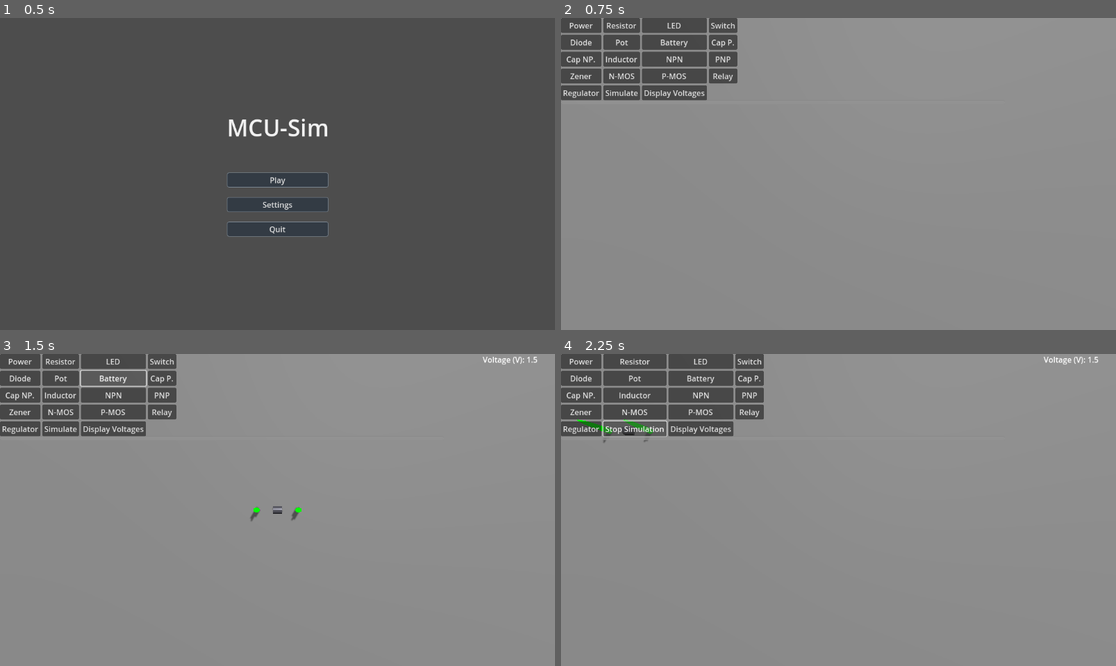
Above: before the commit, frames 1-4 (two rows, left to right).
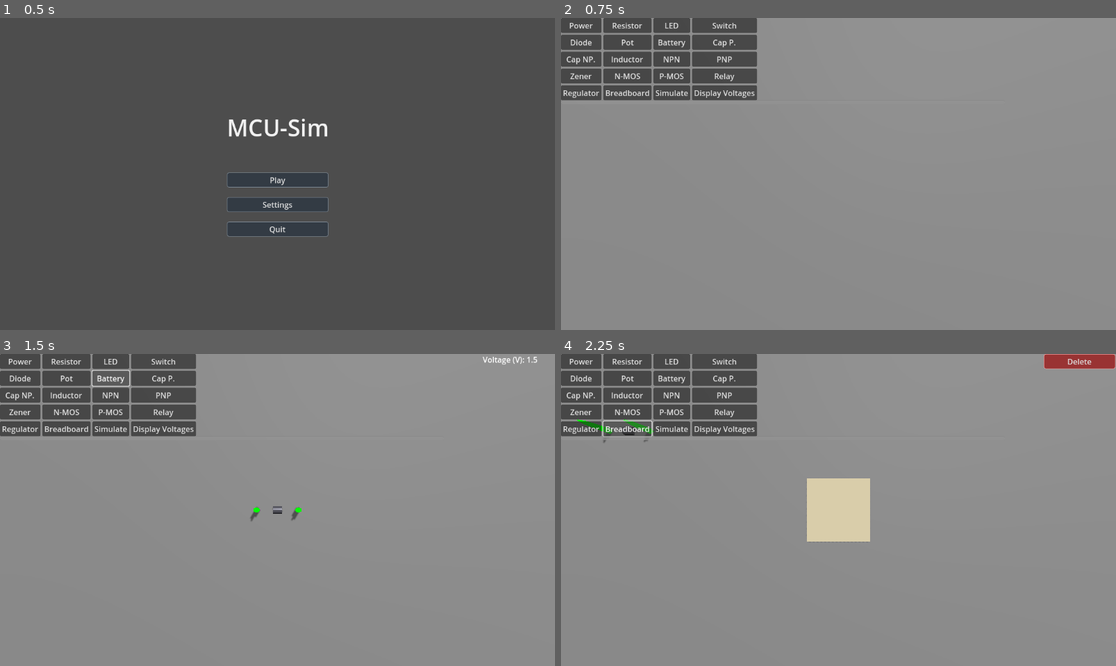
Above: after the commit, the same moments.

Repository: supastishn/mcu-sim
Game: Godot game, scene res://ui/MainMenu.tscn
Two runs of this game, one before a commit and one after it. Both use one fixed random seed, a clock stepped at 60 frames per second and the inputs below. The engine's default icon, where the game draws it, is replaced by a stand-in: a white triangle on a blue panel in a dark square.
Inputs (mouse positions are in pixels of both pictures, inside the frame that each line leads up to):
- Up to frame 1 (0.5 s): no input
- Up to frame 2 (0.75 s): click "Play" at 0.5 s
- Up to frame 3 (1.5 s): click "Battery" at 1.25 s
- Up to frame 4 (2.25 s): click (627, 428) at 2 s, where only the run after the commit has a clickable "Breadboard"

Frame 1 is identical in both runs. In frame 2, 2.3% of the frame differs, in the area x 8-36%, y 0-27%; in frame 3, 2.3%; in frame 4, 4.8%, in the area x 8-100%, y 0-61%.
Error before the commit: Invalid type in function '_add_option_button_property' in base 'Node3D (CircuitEditor3D)'. The array of argument 2 (Array) does not have the same element type …
Error after the commit: Parse Error: Function "ord()" not found in base self. (res://components/Breadboard3D.gd:91)

Commit message:
feat: add breadboard component with dynamic terminals and UI integration

Diff:
--- a/CircuitEditor3D.gd
+++ b/CircuitEditor3D.gd
@@ -44,6 +44,8 @@
 var LinearRegulatorScene = preload("res://components/LinearRegulator3D.tscn")
 ## Preloaded scene for the OpAmp component.
 var OpAmpScene = preload("res://components/OpAmp3D.tscn")
+## Preloaded scene for the Breadboard component.
+var BreadboardScene = preload("res://components/Breadboard3D.tscn")
 
 
 ## Reference to the main 3D camera.
@@ -689,6 +691,7 @@
 		{"name": "P-MOS", "scene": PChannelMOSFETScene},
 		{"name": "Relay", "scene": RelayScene},
 		{"name": "Regulator", "scene": LinearRegulatorScene},
+		{"name": "Breadboard", "scene": BreadboardScene},
 	]
 
 	var enable_beta = ProjectSettings.get_setting("mcu_sim/features/enable_beta_components", false)
--- a/CircuitGraph.gd
+++ b/CircuitGraph.gd
@@ -228,6 +228,8 @@
 		component_data.terminals["Vout"] = component.terminal_vout
 		component_data.terminals["Vcc"] = component.terminal_vcc
 		component_data.terminals["Vee"] = component.terminal_vee
+	elif component is Breadboard3D:
+		component_data.type = "Breadboard"
 
 	for term_name in component_data.terminals:
 		var terminal = component_data.terminals[term_name]
@@ -348,6 +350,20 @@
 	else:
 		ground_node_id = node_id
 		electrical_nodes[ground_node_id].voltage = 0.0
+
+
+## Registers dynamically created terminals from a component like a breadboard.
+func register_dynamic_terminals(component_node: Node3D, terminals: Array):
+	var component_data = component_node_map.get(component_node)
+	if component_data:
+		for terminal in terminals:
+			if terminal is Area3D:
+				component_data.terminals[terminal.name] = terminal
+				var term_id = terminal.get_instance_id()
+				if not terminal_connections.has(term_id):
+					var new_node_id = _get_new_node_id()
+					electrical_nodes[new_node_id] = { "terminals": [terminal], "voltage": NAN }
+					terminal_connections[term_id] = new_node_id
 
 
 ## Updates the graph's internal data for a component whose properties have changed.
--- /dev/null
+++ b/components/Breadboard3D.gd
@@ -0,0 +1,110 @@
+extends Node3D
+
+class_name Breadboard3D
+
+@onready var terminals_container = $Terminals
+
+const TerminalFeedbackScript = preload("res://components/TerminalFeedback.gd")
+
+## Called when the node enters the scene tree.
+func _ready():
+	var circuit_graph: CircuitGraph = get_tree().current_scene.get_node_or_null("CircuitGraph")
+	if not is_instance_valid(circuit_graph):
+		printerr("Breadboard3D: Could not find CircuitGraph node.")
+		return
+
+	var all_terminals = generate_terminals()
+	circuit_graph.register_dynamic_terminals(self, all_terminals)
+	call_deferred("connect_internal_strips")
+
+## Creates all terminal Area3D nodes for the breadboard.
+func generate_terminals() -> Array[Node]:
+	var terminals_array: Array[Node] = []
+	# Mini-breadboard layout
+	var row_count = 10
+	var col_labels = ["a", "b", "c", "d", "e"]
+	var x_spacing = 0.1
+	var z_spacing = 0.1
+	var strip_x_offset = -0.3
+	var x_start = -((col_labels.size() / 2.0 - 0.5) * x_spacing)
+	var z_start = -((row_count / 2.0 - 0.5) * z_spacing)
+
+	# Terminal strips
+	for row in range(1, row_count + 1):
+		for j in range(col_labels.size()):
+			var x_pos = strip_x_offset + x_start + j * x_spacing
+			var z_pos = z_start + (row - 1) * z_spacing
+			var term_name = "s1_{row}{col}".format({"row": row, "col": col_labels[j]})
+			var terminal = _create_terminal(Vector3(x_pos, 0.1, z_pos), term_name)
+			terminals_array.push_back(terminal)
+
+	# Power rails
+	var rail_x_pos = 0.3
+	for i in range(row_count):
+		var z_pos = z_start + i * z_spacing
+		var p_terminal = _create_terminal(Vector3(rail_x_pos, 0.1, z_pos), "P_r{i}".format({"i": i}))
+		var n_terminal = _create_terminal(Vector3(rail_x_pos + 0.1, 0.1, z_pos), "N_r{i}".format({"i": i}))
+		terminals_array.push_back(p_terminal)
+		terminals_array.push_back(n_terminal)
+
+	return terminals_array
+
+## Helper function to create a single terminal node.
+func _create_terminal(pos: Vector3, p_name: String) -> Area3D:
+	var terminal = Area3D.new()
+	terminal.name = p_name
+	terminal.transform.origin = pos
+	terminal.collision_layer = 2 # Terminal layer
+	terminal.script = TerminalFeedbackScript
+
+	var viz = MeshInstance3D.new()
+	viz.name = "Visualization"
+	var sphere_mesh = SphereMesh.new()
+	sphere_mesh.radius = 0.02
+	sphere_mesh.height = 0.04
+	viz.mesh = sphere_mesh
+
+	var mat = StandardMaterial3D.new()
+	mat.albedo_color = Color(0.5, 0.5, 0.5)
+	viz.material_override = mat
+	terminal.add_child(viz)
+
+	var label = Label3D.new()
+	label.name = "Label3D"
+	label.text = ""
+	label.visible = false
+	terminal.add_child(label)
+
+	terminals_container.add_child(terminal)
+	return terminal
+
+## Connects the internal strips of the breadboard after terminals are created.
+func connect_internal_strips():
+	var circuit_graph: CircuitGraph = get_tree().current_scene.get_node_or_null("CircuitGraph")
+	if not is_instance_valid(circuit_graph):
+		printerr("Breadboard3D: cannot connect strips, CircuitGraph is invalid.")
+		return
+
+	# Connect terminal strips
+	for row in range(1, 11):
+		for i in range(4): # a-b, b-c, c-d, d-e
+			var col1 = char(ord("a") + i)
+			var col2 = char(ord("a") + i + 1)
+			var term_a_name = "s1_{row}{col}".format({"row": row, "col": col1})
+			var term_b_name = "s1_{row}{col}".format({"row": row, "col": col2})
+			var term_a = terminals_container.get_node_or_null(term_a_name)
+			var term_b = terminals_container.get_node_or_null(term_b_name)
+			if is_instance_valid(term_a) and is_instance_valid(term_b):
+				circuit_graph.connect_terminals(term_a, term_b)
+
+	# Connect power rails
+	for i in range(9):
+		var term_a_p = terminals_container.get_node_or_null("P_r{i}".format({"i": i}))
+		var term_b_p = terminals_container.get_node_or_null("P_r{i_1}".format({"i_1": i+1}))
+		if is_instance_valid(term_a_p) and is_instance_valid(term_b_p):
+			circuit_graph.connect_terminals(term_a_p, term_b_p)
+
+		var term_a_n = terminals_container.get_node_or_null("N_r{i}".format({"i": i}))
+		var term_b_n = terminals_container.get_node_or_null("N_r{i_1}".format({"i_1": i+1}))
+		if is_instance_valid(term_a_n) and is_instance_valid(term_b_n):
+			circuit_graph.connect_terminals(term_a_n, term_b_n)
--- /dev/null
+++ b/components/Breadboard3D.tscn
@@ -0,0 +1,18 @@
+[gd_scene load_steps=4 format=3 uid="uid://dsw1gq2w1d8qf"]
+
+[ext_resource type="Script" path="res://components/Breadboard3D.gd" id="1_brd"]
+
+[sub_resource type="StandardMaterial3D" id="StandardMaterial3D_1"]
+albedo_color = Color(0.901961, 0.85098, 0.701961, 1)
+
+[sub_resource type="BoxMesh" id="BoxMesh_1"]
+material = SubResource("StandardMaterial3D_1")
+size = Vector3(1.2, 0.2, 1.2)
+
+[node name="Breadboard3D" type="Node3D"]
+script = ExtResource("1_brd")
+
+[node name="Body" type="MeshInstance3D" parent="."]
+mesh = SubResource("BoxMesh_1")
+
+[node name="Terminals" type="Node3D" parent="."]
